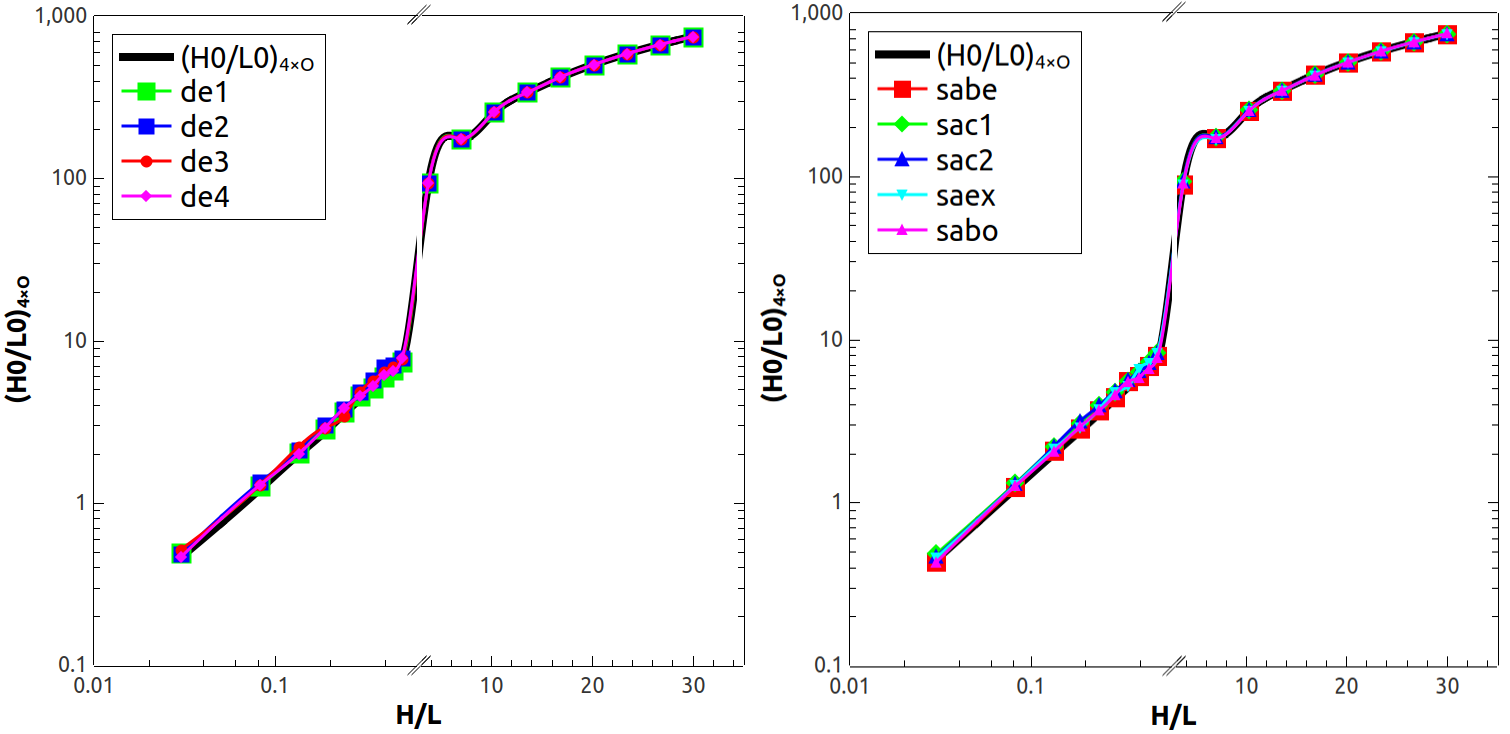
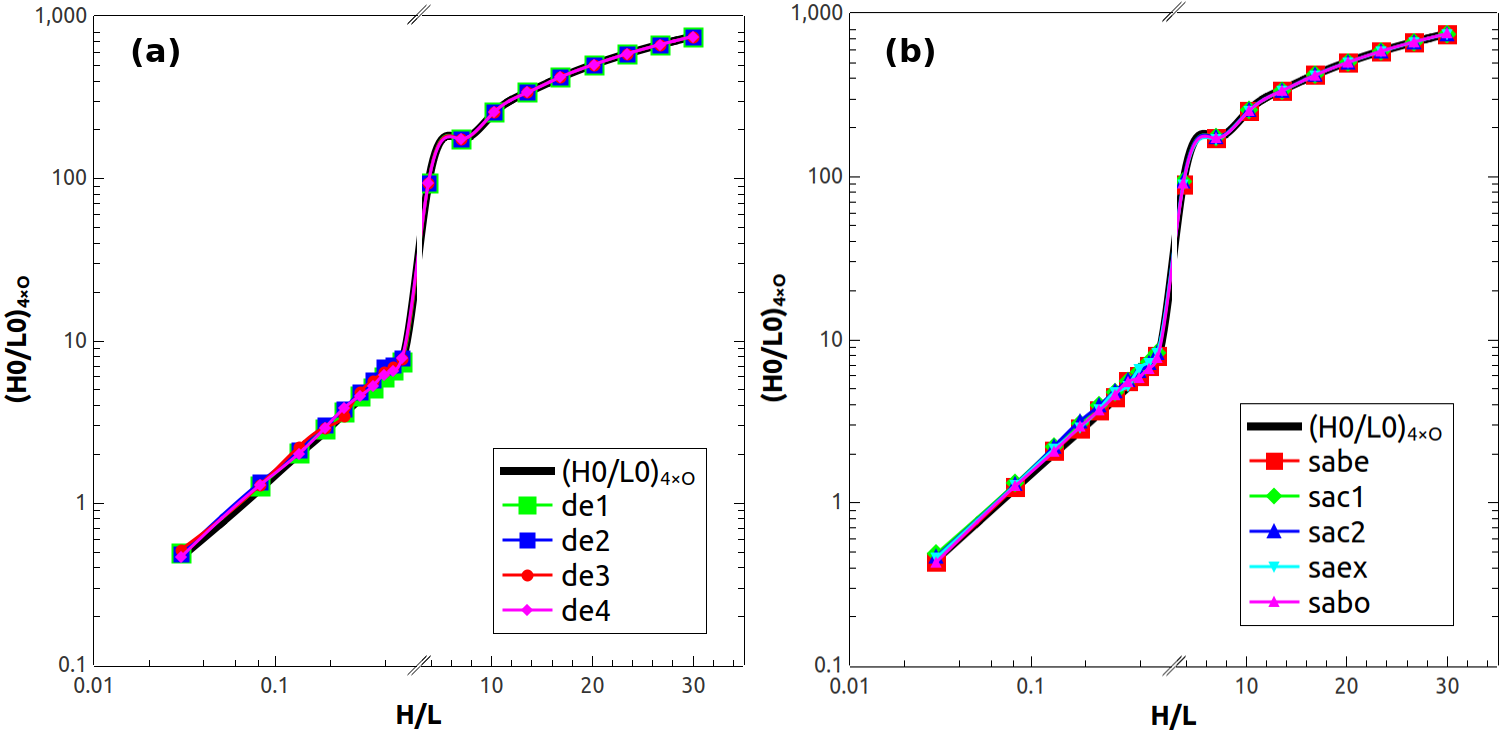
Before/after of a 1510px x 734px layered artwork. What changed in the layer stack:
added layer "leg_b" above "leg_a" over <box>1240,403,1454,627</box>
added layer "leg_a" above "a" over <box>493,448,707,634</box>
added layer "a" above "b" over <box>132,38,179,67</box>
added layer "b" above "sa" over <box>886,38,934,67</box>
painted on "sa" over <box>868,31,1082,255</box>
painted on "g_hl_h0l0_1.png" over <box>112,34,326,220</box>
added layer "fundo" over <box>112,31,1454,634</box>
